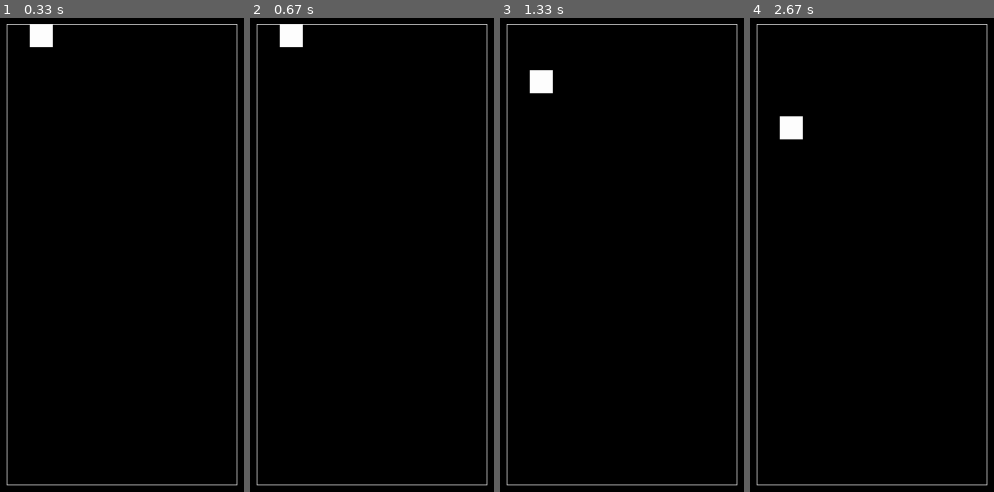
Above: before the commit, frames 1-4 (left to right).
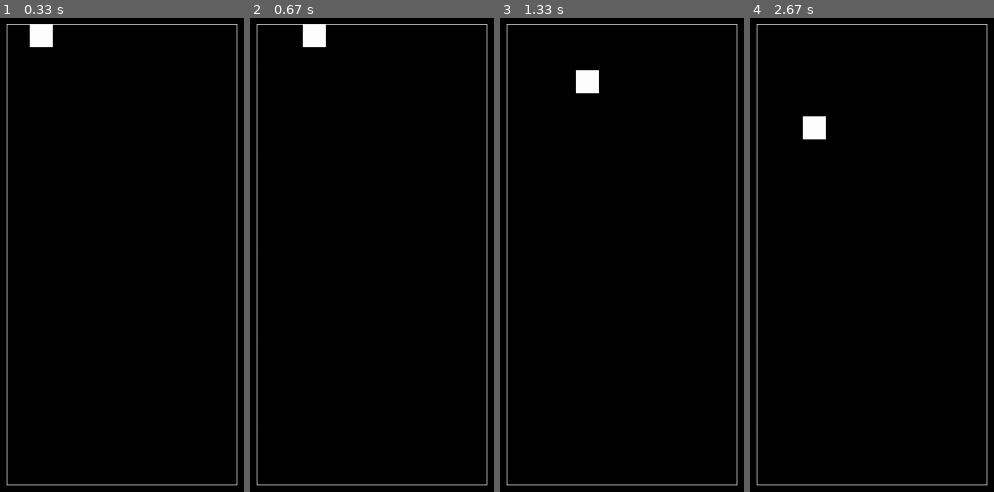
Above: after the commit, the same moments.

Repository: funa4i/pygame_tetris
Game: pygame game, started from main.py
The game is run twice, just before and just after one commit, with the same random seed, the same clock (stepped at 60 frames per second) and the same inputs.
Inputs:
- Up to frame 1 (0.33 s): no input
- Up to frame 2 (0.67 s): hold D from 0.33 s (still down)
- Up to frame 3 (1.33 s): release D at 0.8 s; hold D 0.83-1.3 s
- Up to frame 4 (2.67 s): hold A 1.33-1.87 s; hold A 1.9-2.3 s; hold D from 2.33 s (still down)

Frame 1 is identical in both runs. In frame 2, 1.0% of the frame differs, in the area x 11-32%, y 1-7%; in frame 3, 1.0%, in the area x 11-41%, y 10-17%; in frame 4, 1.0%.

Commit message:
last_normal_commit

Diff:
--- a/main.py
+++ b/main.py
@@ -30,18 +30,29 @@
 clock = pygame.time.Clock()
 running = True
 play = PlacePlay()
+flag = True
 while running:
     for event in pygame.event.get():
         if event.type == pygame.QUIT:
             running = False
         if event.type == pygame.K_a:
             play.pos_x -= 36
+        if event.type == pygame.KEYDOWN:
+            if flag:
+                if event.key == pygame.K_a:
+                    if play.pos_x != 250:
+                        play.pos_x -= 35
+                if event.key == pygame.K_d:
+                    if play.pos_x != 565:
+                        play.pos_x += 35
     screen.fill((0, 0, 0))
     play.render()
     play.drop_item()
     pygame.display.flip()
     if pos_y_global < 720:
         pos_y_global += 100 // fps
+    else:
+        flag = False
     clock.tick(fps)
 
 
